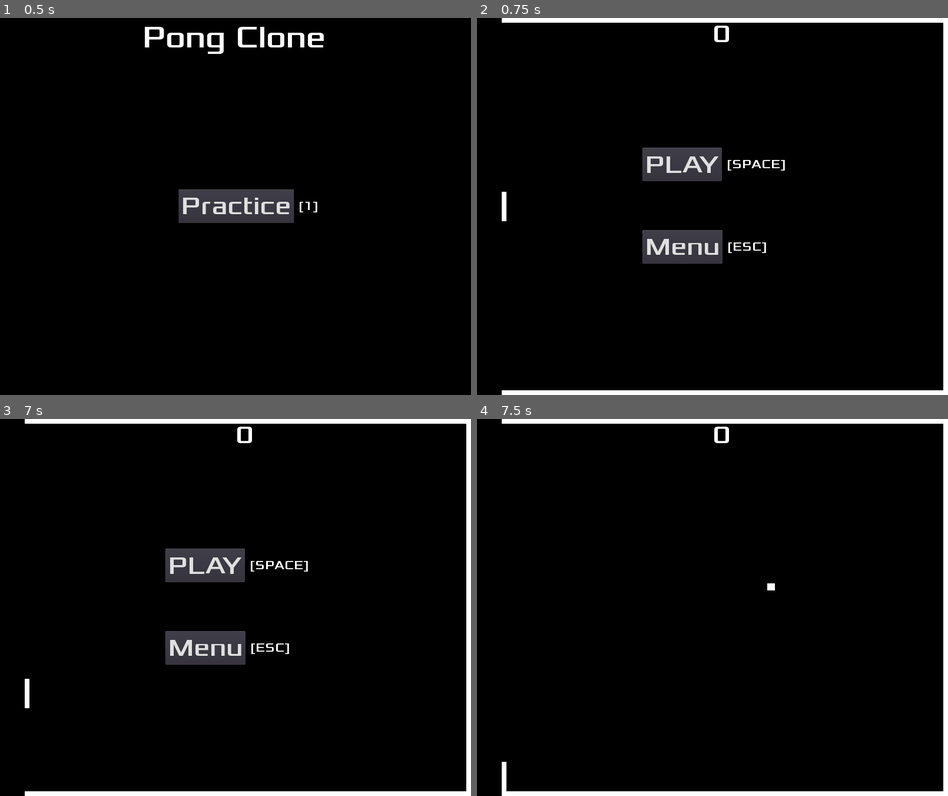
Above: before the commit, frames 1-4 (two rows, left to right).
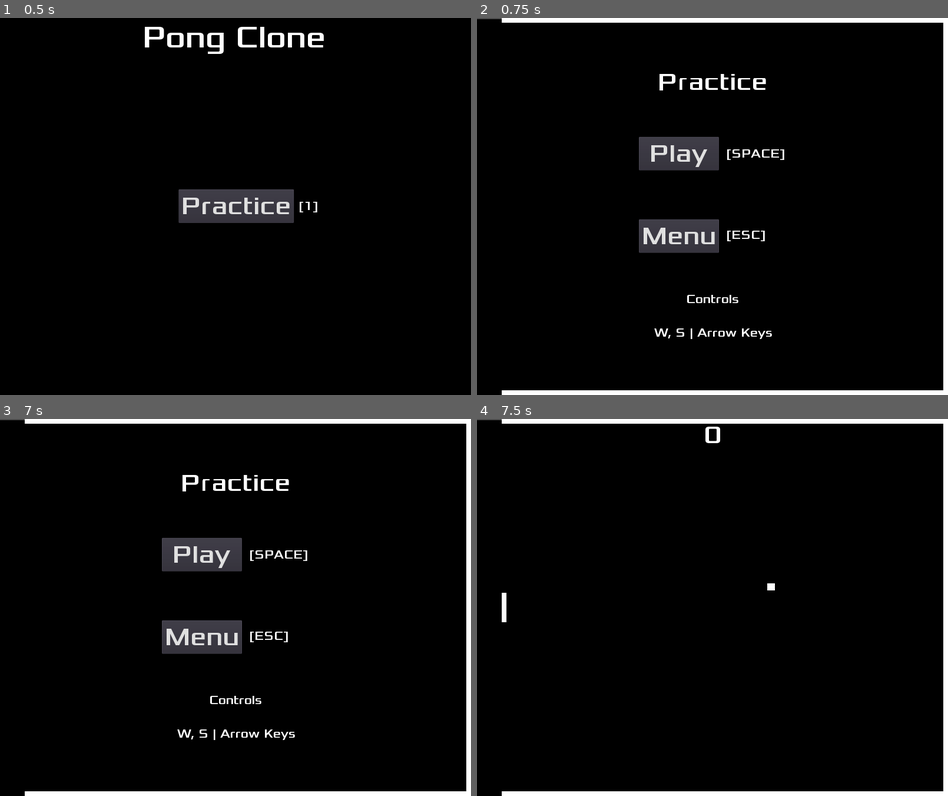
Above: after the commit, the same moments.

Repository: WilderDan/Pong-Clone
Game: Godot game, scene res://scenes/Main.tscn
Two runs of this game, one before a commit and one after it. Both use one fixed random seed, a clock stepped at 60 frames per second and the inputs below.
Inputs (mouse positions are in pixels of both pictures, inside the frame that each line leads up to):
- Up to frame 1 (0.5 s): no input
- Up to frame 2 (0.75 s): click "Practice" at 0.5 s
- Up to frame 3 (7 s): click "Menu" at 1.25 s; tap Enter at 2, 3.5, 5 s; move the mouse to (339, 588) at 2.02 s; hold Up (ui_up) 2.03-2.78 s; click (339, 588) at 2.17 s; tap Space at 2.75, 4.25, 5.75 s; move the mouse to (141, 626) at 2.77 s; hold Down (ui_down) 2.78-3.53 s; click (141, 626) at 2.92 s; move the mouse to (282, 524) at 3.52 s; hold Up (ui_up) 3.53-5.03 s; click (282, 524) at 3.67 s; move the mouse to (211, 682) at 4.27 s; click (211, 682) at 4.42 s; move the mouse to (376, 664) at 5.02 s; hold Down (ui_down) from 5.03 s (still down); click (376, 664) at 5.17 s; move the mouse to (94, 550) at 5.77 s; click (94, 550) at 5.92 s; move the mouse to (259, 607) at 6.52 s; click (259, 607) at 6.67 s
- Up to frame 4 (7.5 s): release Down (ui_down) at 7.25 s; click "PLAY" (after the commit: "Play") at 7.25 s

Frame 1 is identical in both runs. In frame 2, 4.3% of the frame differs, in the area x 0-66%, y 0-86%; in frame 3, 4.3%; in frame 4, 0.3%.

Commit message:
Update Practice mode

Diff:
--- a/scenes/HUD.tscn
+++ b/scenes/HUD.tscn
@@ -1,9 +1,13 @@
-[gd_scene load_steps=12 format=2]
+[gd_scene load_steps=14 format=2]
 
 [ext_resource path="res://fonts/Xolonium-Regular.ttf" type="DynamicFontData" id=1]
 [ext_resource path="res://scripts/HUD.gd" type="Script" id=2]
 
 [sub_resource type="DynamicFont" id=1]
+size = 52
+font_data = ExtResource( 1 )
+
+[sub_resource type="DynamicFont" id=10]
 size = 52
 font_data = ExtResource( 1 )
 
@@ -17,10 +21,6 @@
 [sub_resource type="ShortCut" id=4]
 shortcut = SubResource( 3 )
 
-[sub_resource type="DynamicFont" id=5]
-size = 26
-font_data = ExtResource( 1 )
-
 [sub_resource type="DynamicFont" id=6]
 size = 52
 font_data = ExtResource( 1 )
@@ -31,7 +31,15 @@
 [sub_resource type="ShortCut" id=9]
 shortcut = SubResource( 8 )
 
+[sub_resource type="DynamicFont" id=5]
+size = 26
+font_data = ExtResource( 1 )
+
 [sub_resource type="DynamicFont" id=7]
+size = 26
+font_data = ExtResource( 1 )
+
+[sub_resource type="DynamicFont" id=11]
 size = 26
 font_data = ExtResource( 1 )
 
@@ -41,79 +49,112 @@
 [node name="Score" type="Label" parent="."]
 anchor_left = 0.5
 anchor_right = 0.5
+margin_left = -18.5
+margin_right = 18.5
 margin_bottom = 64.0
 custom_fonts/font = SubResource( 1 )
-text = "0"
 align = 1
 valign = 1
 __meta__ = {
 "_edit_use_anchors_": false
 }
 
-[node name="Menu" type="VBoxContainer" parent="."]
+[node name="Mode" type="VBoxContainer" parent="."]
 anchor_left = 0.5
 anchor_top = 0.5
 anchor_right = 0.5
 anchor_bottom = 0.5
-margin_left = -143.5
-margin_top = -120.0
-margin_right = 143.5
-margin_bottom = 120.0
-custom_constants/separation = 100
+margin_left = -150.5
+margin_top = -284.5
+margin_right = 150.5
+margin_bottom = 284.5
+custom_constants/separation = 80
 __meta__ = {
 "_edit_use_anchors_": false
 }
 
-[node name="Play" type="HBoxContainer" parent="Menu"]
-margin_right = 300.0
-margin_bottom = 70.0
-custom_constants/separation = 10
+[node name="Title" type="Label" parent="Mode"]
+margin_right = 331.0
+margin_bottom = 64.0
+custom_fonts/font = SubResource( 10 )
+text = "Practice"
+align = 1
+valign = 1
 __meta__ = {
 "_edit_use_anchors_": false
 }
 
-[node name="Play_Button" type="Button" parent="Menu/Play"]
-margin_right = 169.0
-margin_bottom = 70.0
-custom_fonts/font = SubResource( 2 )
-shortcut = SubResource( 4 )
-text = "PLAY"
+[node name="Menu" type="HBoxContainer" parent="Mode"]
+margin_top = 144.0
+margin_right = 331.0
+margin_bottom = 384.0
+custom_constants/separation = 15
 __meta__ = {
 "_edit_use_anchors_": false
 }
 
-[node name="Shortcut" type="Label" parent="Menu/Play"]
-margin_left = 179.0
-margin_top = 18.0
-margin_right = 300.0
-margin_bottom = 51.0
-custom_fonts/font = SubResource( 5 )
-text = "[SPACE]"
-align = 1
+[node name="Buttons" type="VBoxContainer" parent="Mode/Menu"]
+margin_right = 165.0
+margin_bottom = 240.0
+custom_constants/separation = 100
+
+[node name="Play_Button" type="Button" parent="Mode/Menu/Buttons"]
+margin_right = 165.0
+margin_bottom = 70.0
+custom_fonts/font = SubResource( 2 )
+shortcut = SubResource( 4 )
+text = "Play"
 __meta__ = {
 "_edit_use_anchors_": false
 }
 
-[node name="Main" type="HBoxContainer" parent="Menu"]
+[node name="Main_Menu_Button" type="Button" parent="Mode/Menu/Buttons"]
 margin_top = 170.0
-margin_right = 300.0
+margin_right = 165.0
 margin_bottom = 240.0
-custom_constants/separation = 10
-
-[node name="Main_Menu_Button" type="Button" parent="Menu/Main"]
-margin_right = 165.0
-margin_bottom = 70.0
 custom_fonts/font = SubResource( 6 )
 shortcut = SubResource( 9 )
 text = "Menu"
 
-[node name="Shortcut" type="Label" parent="Menu/Main"]
-margin_left = 175.0
-margin_top = 18.0
-margin_right = 255.0
-margin_bottom = 51.0
+[node name="CenterContainer" type="CenterContainer" parent="Mode/Menu"]
+margin_left = 180.0
+margin_right = 301.0
+margin_bottom = 240.0
+
+[node name="ShortcutText" type="VBoxContainer" parent="Mode/Menu/CenterContainer"]
+margin_top = 19.0
+margin_right = 121.0
+margin_bottom = 220.0
+custom_constants/separation = 135
+
+[node name="Play" type="Label" parent="Mode/Menu/CenterContainer/ShortcutText"]
+margin_right = 121.0
+margin_bottom = 33.0
+custom_fonts/font = SubResource( 5 )
+text = "[SPACE]"
+align = 1
+valign = 1
+__meta__ = {
+"_edit_use_anchors_": false
+}
+
+[node name="MainMenu" type="Label" parent="Mode/Menu/CenterContainer/ShortcutText"]
+margin_top = 168.0
+margin_right = 121.0
+margin_bottom = 201.0
 custom_fonts/font = SubResource( 7 )
 text = "[ESC]"
 
-[connection signal="pressed" from="Menu/Play/Play_Button" to="." method="_on_Start_pressed"]
-[connection signal="pressed" from="Menu/Main/Main_Menu_Button" to="." method="_on_Main_Menu_Button_pressed"]
+[node name="Controls" type="Label" parent="Mode"]
+margin_top = 464.0
+margin_right = 331.0
+margin_bottom = 569.0
+custom_fonts/font = SubResource( 11 )
+text = "Controls
+
+W, S | Arrow Keys"
+align = 1
+valign = 1
+
+[connection signal="pressed" from="Mode/Menu/Buttons/Play_Button" to="." method="_on_Start_pressed"]
+[connection signal="pressed" from="Mode/Menu/Buttons/Main_Menu_Button" to="." method="_on_Main_Menu_Button_pressed"]
--- a/scenes/Practice.tscn
+++ b/scenes/Practice.tscn
@@ -14,12 +14,17 @@
 [node name="Background" type="ColorRect" parent="."]
 anchor_right = 1.0
 anchor_bottom = 1.0
+margin_top = 1.88776
+margin_bottom = 1.88776
 color = Color( 0, 0, 0, 1 )
 __meta__ = {
 "_edit_use_anchors_": false
 }
 
 [node name="HUD" parent="." instance=ExtResource( 6 )]
+
+[node name="LeftPaddlePosition" type="Position2D" parent="."]
+position = Vector2( 50, 354 )
 
 [node name="Paddle" parent="." instance=ExtResource( 5 )]
 position = Vector2( 50, 354 )
--- a/scripts/HUD.gd
+++ b/scripts/HUD.gd
@@ -3,7 +3,7 @@
 signal start_game
 
 func _on_Start_pressed():
-	$Menu.hide()
+	$Mode.hide()
 	emit_signal("start_game")
 
 func _on_Main_Menu_Button_pressed():
--- a/scripts/Paddle.gd
+++ b/scripts/Paddle.gd
@@ -2,38 +2,15 @@
 
 export var speed = 800
 
-# screen height - border thickness - height
-export var upper_bounds = 10
-export var lower_bounds = 698
+onready var x_position = position.x
+onready var velocity = Vector2(0,0)
 
-onready var x_position = position.x
-onready var height = $ColorRect.rect_size.y
-onready var velocity = Vector2(0,0)
-onready var is_touch_move = false
-onready var touch_area = get_viewport_rect().size.x / 3
-
-var touch_target
-
-func _input(event):
-	if event is InputEventScreenTouch and event.pressed:
-			touch_target = event.position
-			if (touch_target.x <= touch_area):
-				is_touch_move = true
+func _ready():
+	hide()
 
 func _physics_process(delta):
-	# Mouse Click / Touch
-	if is_touch_move:
-		if abs(touch_target.y - position.y - height/2) > 30:
-			velocity.y = touch_target.y - position.y
-			velocity = velocity.normalized() * speed * 3
-		else:
-			velocity = Vector2(0,0)
-			position.y = touch_target.y - height/2
-			position.y = clamp(position.y, upper_bounds, lower_bounds)
-			is_touch_move = false
-
 	# Keyboard
-	elif Input.is_action_pressed("ui_down") or Input.is_key_pressed(KEY_S):
+	if Input.is_action_pressed("ui_down") or Input.is_key_pressed(KEY_S):
 		velocity.y = speed
 	elif Input.is_action_pressed("ui_up") or Input.is_key_pressed(KEY_W):
 		velocity.y = -speed
--- a/scripts/Practice.gd
+++ b/scripts/Practice.gd
@@ -9,6 +9,8 @@
 	score = 0
 	update_score(0)
 	$Ball.serve($ServePosition.position)
+	$Paddle.position = $LeftPaddlePosition.position
+	$Paddle.show()
 
 func update_score(value):
 	score = value
@@ -20,5 +22,6 @@
 
 func _on_Ball_out_of_bounds():
 	$Ball.velocity = Vector2(0,0)
+	$Paddle.hide()
 	$Gameover.play()
-	$HUD/Menu.show()
+	$HUD/Mode.show()
